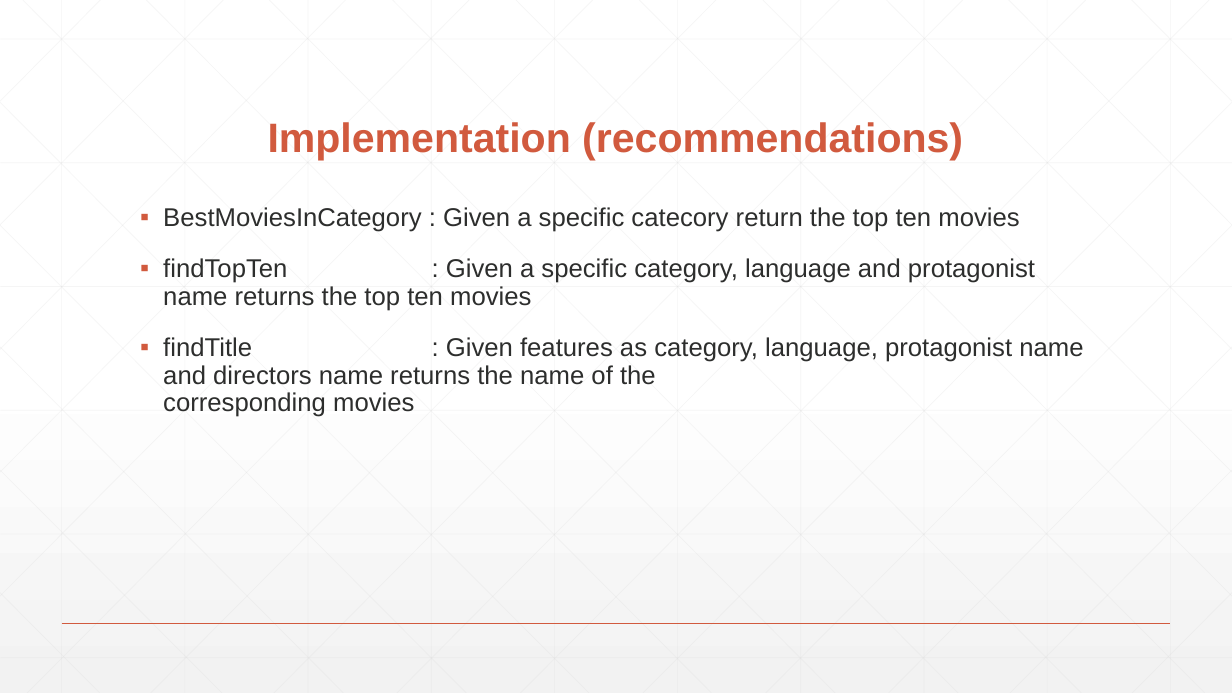
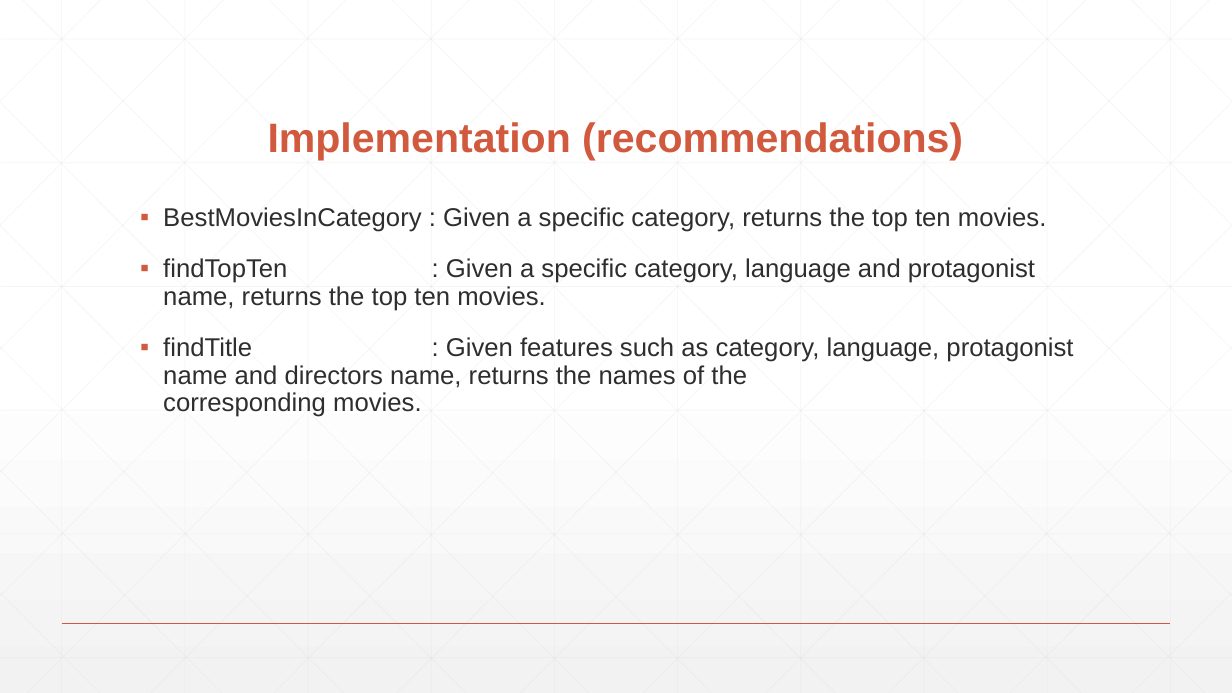
Before and after one commit to mipach/imdb, a slide deck: slide 14 of presentation/RIPLE.pptx. Drawn at 1232x693 pixels with LibreOffice and Linux fonts; fonts in the diff are those of the drawing. Boxes give left, top, right and bottom in pixels: in the first picture for what was removed or moved away, otherwise in the second. Text is boxed around its words. In the diff, an @@ line names an element or a change of style, - is before the commit and + after.

Commit message:
updated the presentation

```diff
--- a/presentation/RIPLE.pptx
+++ b/presentation/RIPLE.pptx
@@ text at (163,207,1073,417): text changed @@
-▪ BestMoviesInCategory : Given a specific catecory return the top ten movies
-▪ findTopTen : Given a specific category, language and protagonist name returns the top ten movies
-▪ findTitle : Given features as category, language, protagonist name and directors name returns the name of the corresponding movies
+▪ BestMoviesInCategory : Given a specific category, returns the top ten movies.
+▪ findTopTen : Given a specific category, language and protagonist name, returns the top ten movies.
+▪ findTitle : Given features such as category, language, protagonist name and directors name, returns the names of the corresponding movies.
```
Also in this commit, not shown: 10 other slides changed, 1 slide removed.
